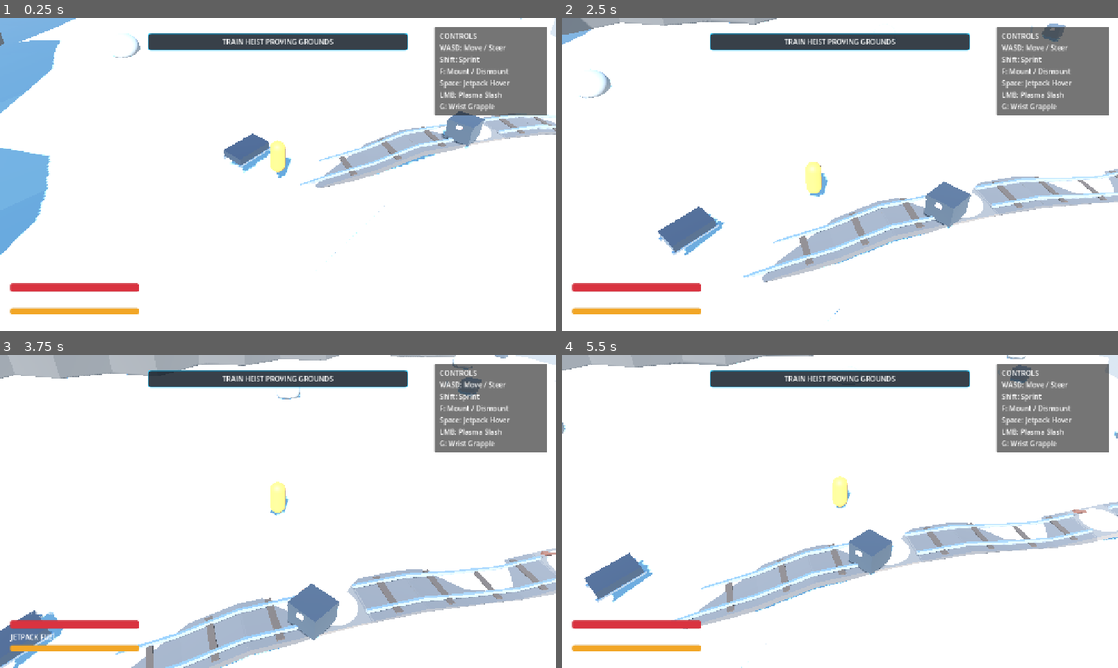
Above: before the commit, frames 1-4 (two rows, left to right).
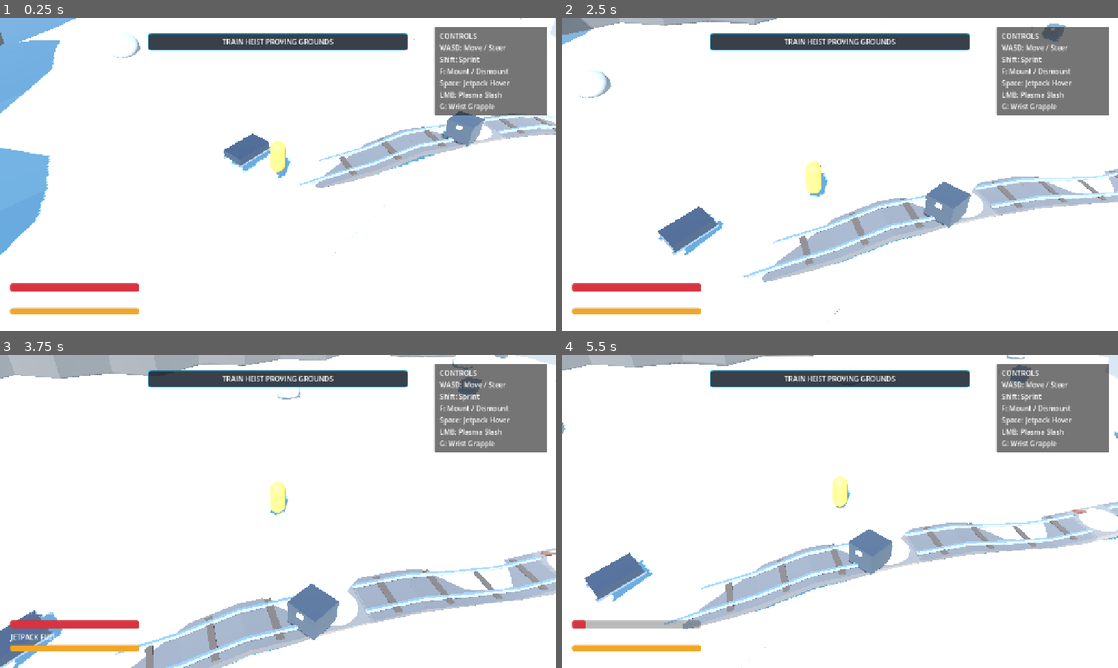
Above: after the commit, the same moments.

Repository: mcintalmo/drift
Game: Godot game, scene res://scenes/world/ProceduralSectorSandbox.tscn
Two runs of this game, one before a commit and one after it. Both use one fixed random seed, a clock stepped at 60 frames per second and the inputs below. This scene is started directly instead of the project's main scene.
Inputs (mouse positions are in pixels of both pictures, inside the frame that each line leads up to):
- Up to frame 1 (0.25 s): no input
- Up to frame 2 (2.5 s): tap Enter (ui_accept) at 0.5, 0.77, 1.25, 2 s; move the mouse to (962, 158) at 0.52 s; hold E (pilot_lean_right) 0.53-1.25 s; click (962, 158) at 0.6 s; drag from (728, 190) to (812, 237) at 1.27 s; move the mouse to (895, 105) at 2.02 s; hold E (pilot_lean_right) from 2.03 s (still down); tap G (pilot_wrist_grapple) at 2.1 s
- Up to frame 3 (3.75 s): release E (pilot_lean_right) at 2.75 s; drag from (250, 574) to (111, 464) at 2.77 s; move the mouse to (444, 558) at 3.52 s; hold Q (pilot_lean_left) from 3.53 s (still down); hold Right mouse button (winch_quick) from 3.53 s (still down)
- Up to frame 4 (5.5 s): tap Enter (ui_accept) at 3.77, 4.25, 5 s; release Q (pilot_lean_left) at 4.25 s; release Right mouse button (winch_quick) at 4.25 s; drag from (673, 464) to (756, 433) at 4.27 s; move the mouse to (867, 511) at 5.02 s; hold S (brake_reverse) from 5.03 s (still down); tap R at 5.1 s; click (867, 511) at 5.17 s

The runs differ from the first frame. In frame 1, less than 0.1% of the frame differs, in the area x 0-98%, y 6-76%; in frame 2, less than 0.1%; in frame 3, 0.1%; in frame 4, 0.7%, in the area x 4-100%, y 0-98%.

Commit message:
Extend boundary cliff skirts and collision monoliths 90m deep into bedrock to eliminate under-wall gaps in deep chasms

Diff:
--- a/scripts/world/hex_world_tile.gd
+++ b/scripts/world/hex_world_tile.gd
@@ -169,8 +169,8 @@
 		_static_body.set_meta(&"is_void_killzone", true)
 	add_child(_static_body)
 
-	# Deep 18.0m side skirts guarantee cliff walls go all the way down with ZERO gaps
-	var depth: float = 18.0
+	# Massive 90.0m side skirts for boundary walls and 36.0m for general tiles guarantee ZERO gaps into deep chasms
+	var depth: float = 90.0 if is_boundary_wall else 36.0
 	var hex_mesh: ArrayMesh = _generate_model_c_mesh(tile_outer_radius_m, depth, corner_heights)
 
 	_mesh_instance = MeshInstance3D.new()
